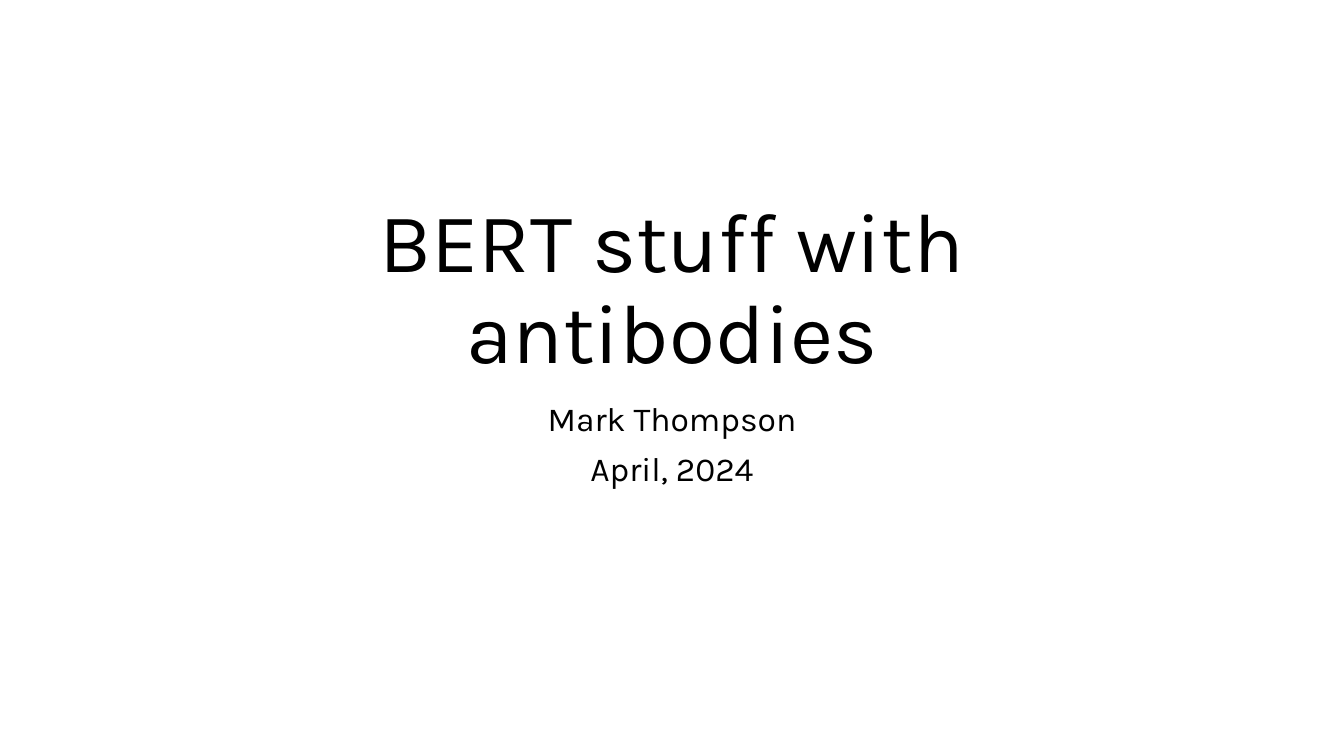
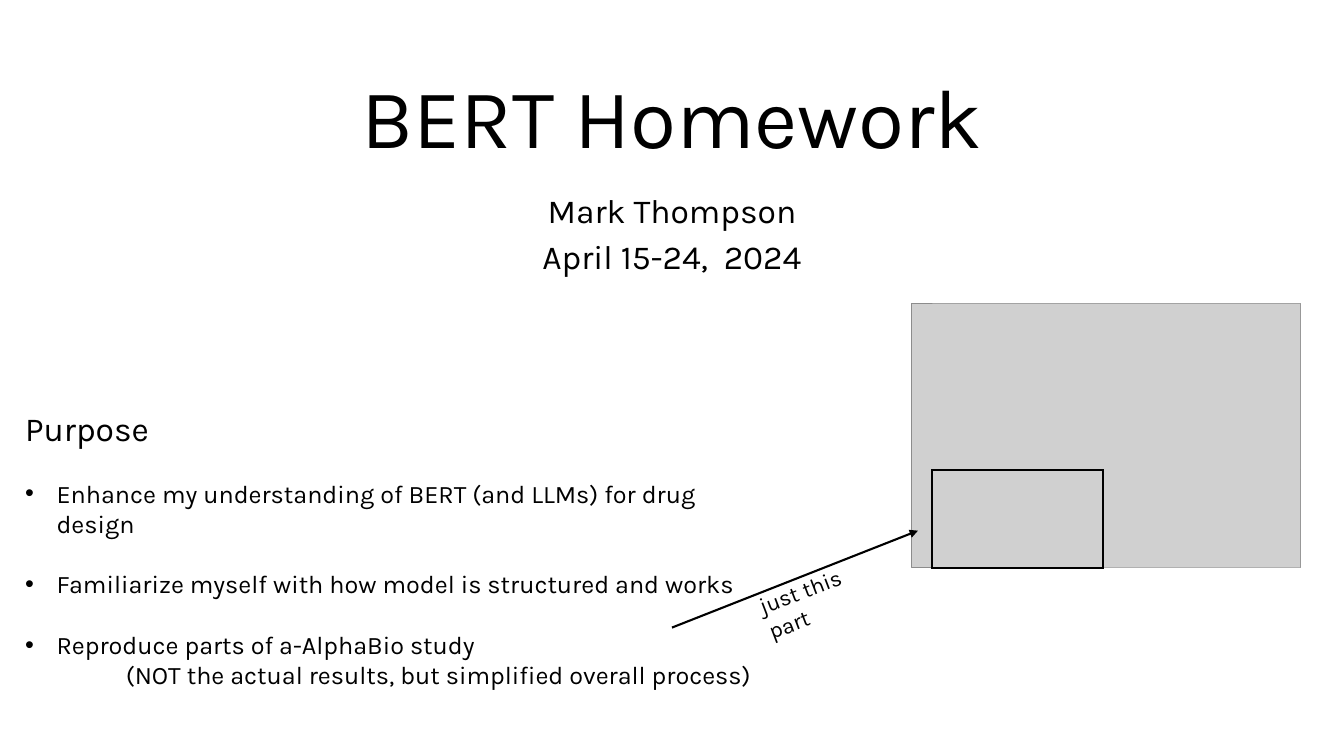
Before and after one commit to planaria158/BERT, a slide deck: slide 1 of Experiments.pptx. Drawn at 1344x756 pixels with LibreOffice and Linux fonts; fonts in the diff are those of the drawing; grey boxes stand for pictures. Boxes give left, top, right and bottom in pixels: in the first picture for what was removed or moved away, otherwise in the second. Text is boxed around its words. In the diff, an @@ line names an element or a change of style, - is before the commit and + after.

```diff
--- a/Experiments.pptx
+++ b/Experiments.pptx
@@ title at box(361, 90, 982, 149): text changed @@
-BERT stuff with antibodies
+BERT Homework
@@ subtitle "Mark Thompson": place and size @@
-subtitle "Mark Thompson" at box(548, 408, 797, 489)
+subtitle "Mark Thompson" at box(542, 200, 802, 277)
@@ subtitle at box(548, 200, 797, 231): line spacing 0.9 to 0.8 @@
@@ subtitle at box(542, 246, 802, 277): text changed @@
-April, 2024
+April 15-24, 2024
@@ text added at box(25, 420, 751, 690), 18 pt, text #000000 @@
+Purpose
+• Enhance my understanding of BERT (and LLMs) for drug design
+• Familiarize myself with how model is structured and works
+• Reproduce parts of a-AlphaBio study
+(NOT the actual results, but simplified overall process)
@@ group added at box(912, 303, 1301, 569): 3 rectangles, 1 picture @@
@@ arrow added from (673, 628) to (919, 530), #000000 1.5 pt @@
@@ text added at box(806, 568, 844, 597), 16 pt, text #000000 @@
+just this part
```
Also in this commit, not shown: 3 other slides changed, 6 slides added, 2 slides removed.
